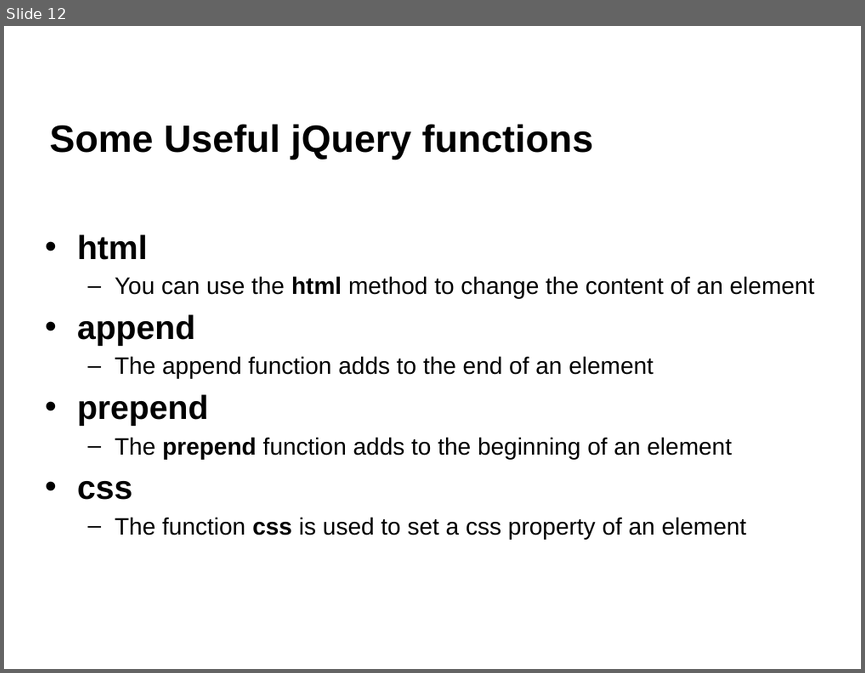
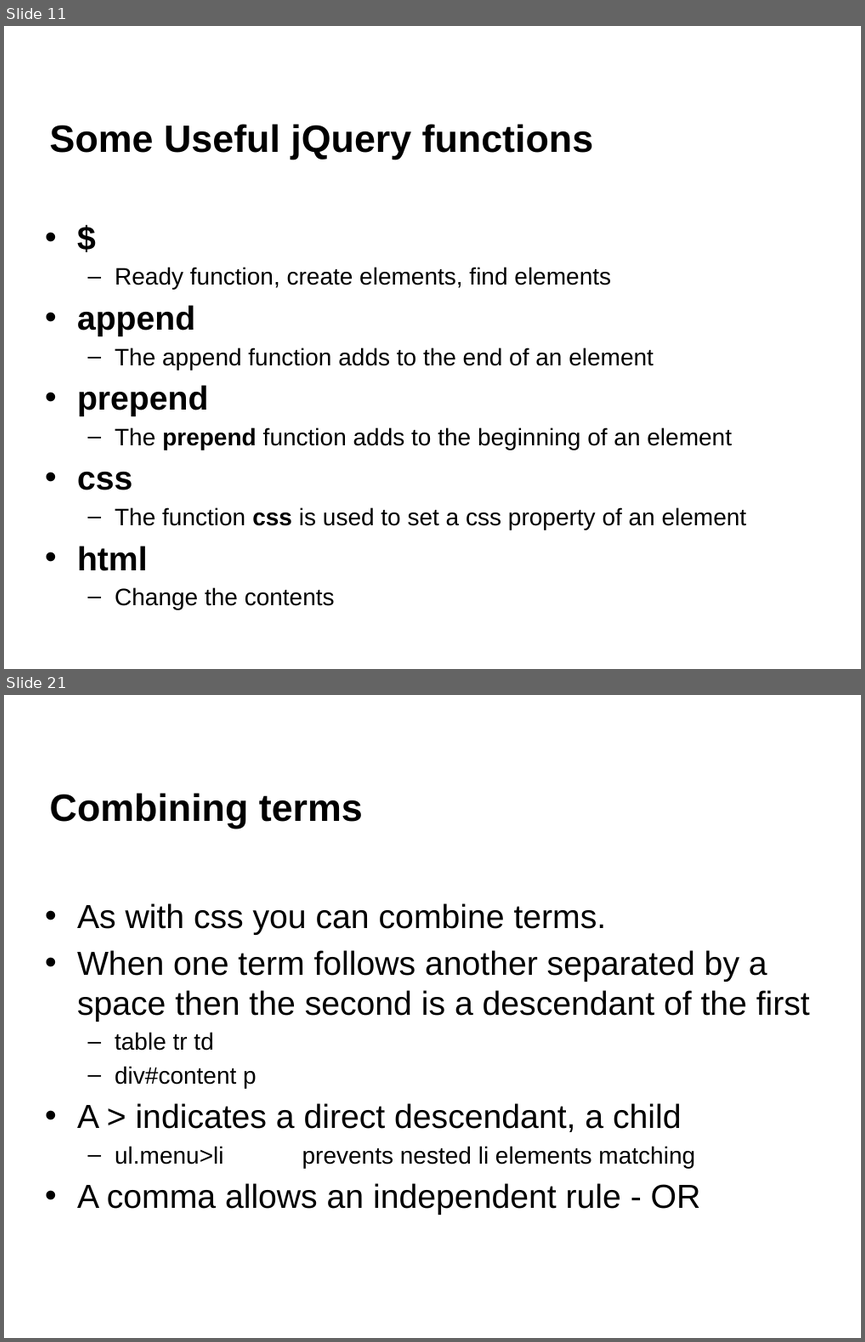
Before and after one commit to napier40000036/jQueryTutorial, a slide deck: jQuery L01 Introduction.pptx. Shown one above the other, each under a label of ours: slide 12 before the commit, slides 11 and 21 after it; the slides between them are not shown. The pictures are 865x673 and 865x1342 pixels, drawn with LibreOffice and Linux fonts; fonts in the diff are those of the drawing; background and template pictures are left out. Boxes give left, top, right and bottom in pixels: in the first picture for what was removed or moved away, otherwise in the second. Text is boxed around its words. In the diff, an @@ line names an element or a change of style, - is before the commit and + after.

```diff
--- a/jQuery L01 Introduction.pptx
+++ b/jQuery L01 Introduction.pptx
@@ slide 21 added at (4,695,861,1338), background #FFFFFF @@
@@ title added at (50,793,363,828), 32 pt, text #000000, bold @@
+Combining terms
@@ text added at (77,903,810,1214), 28 pt, text #000000 @@
+• As with css you can combine terms.
+• When one term follows another separated by a space then the second is a descendant of the first
+  – table tr td
+  – div#content p
+• A > indicates a direct descendant, a child
+  – ul.menu>li prevents nested li elements matching
+• A comma allows an independent rule - OR
@@ what was slide 12 is now slide 11 @@
@@ slide 11 changed as well @@
@@ text "$": place and size @@
-text "$" at (77,234,815,539)
+text "$" at (77,267,747,609)
@@ text at (114,267,611,290): text changed @@
-• html
-  – You can use the html method to change the content of an element
+• $
+  – Ready function, create elements, find elements
@@ text at (77,545,335,609): paragraphs added @@
+• html
+  – Change the contents
```
Also in this commit, not shown: 6 other slides changed, 15 other slides added, 3 slides removed, 2 other files.
